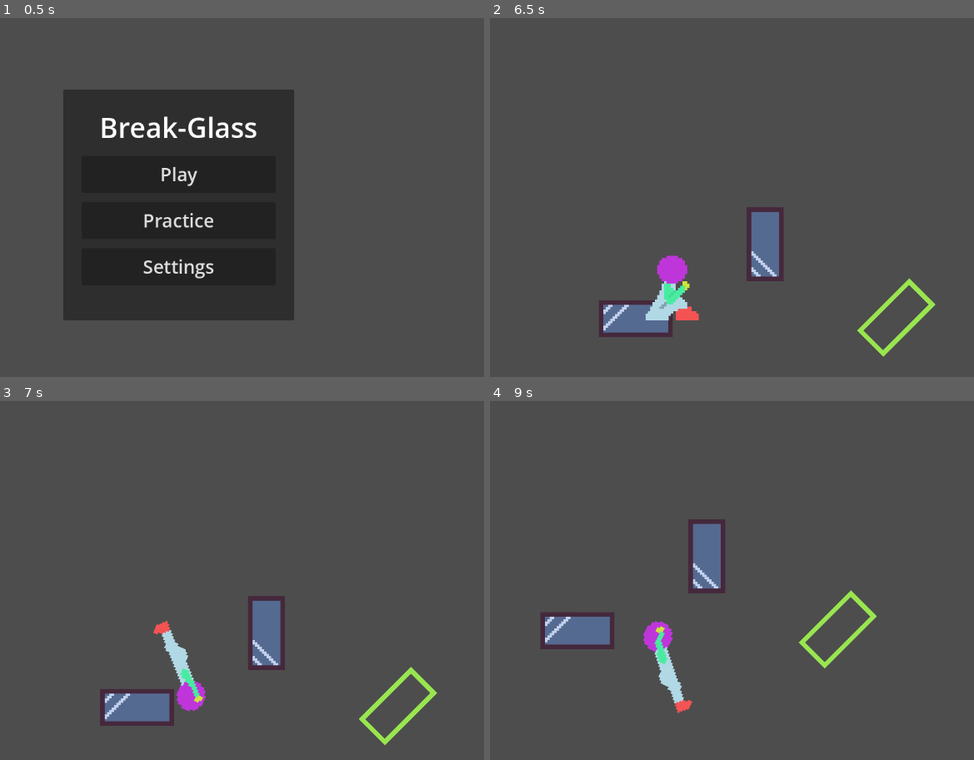
Above: before the commit, frames 1-4 (two rows, left to right).
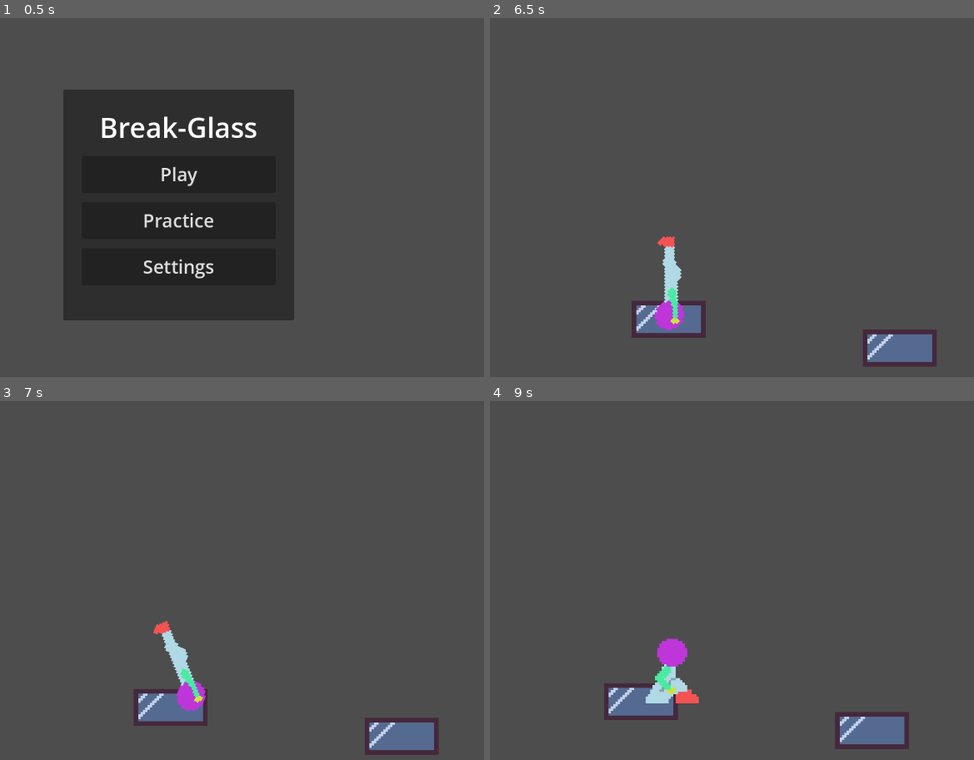
Above: after the commit, the same moments.

Repository: Wake1st/break-glass-godot
Game: Godot game, scene res://main/main.tscn
The game is run twice, just before and just after one commit, with the same random seed, the same clock (stepped at 60 frames per second) and the same inputs. The engine's default icon, where the game draws it, is replaced by a stand-in: a white triangle on a blue panel in a dark square.
Inputs (mouse positions are in pixels of both pictures, inside the frame that each line leads up to):
- Up to frame 1 (0.5 s): no input
- Up to frame 2 (6.5 s): click "Play" at 0.5 s; click (669, 154) at 1.25 s; move the mouse to (814, 186) at 2.02 s; click (814, 186) at 2.1 s; tap Enter at 2.75, 5.75 s; move the mouse to (533, 222) at 2.77 s; right-click (533, 222) at 2.85 s; move the mouse to (736, 122) at 3.52 s; click (736, 122) at 3.6 s; move the mouse to (635, 280) at 4.27 s; right-click (635, 280) at 4.35 s; tap Space at 5 s; move the mouse to (867, 262) at 5.02 s; click (867, 262) at 5.1 s; tap N (debug_level_skip, bound only after the commit) at 5.65 s; move the mouse to (outside the picture) at 5.77 s; right-click (outside the picture) at 5.85 s
- Up to frame 3 (7 s): move the mouse to (212, 587) at 6.52 s; click (212, 587) at 6.6 s
- Up to frame 4 (9 s): move the mouse to (567, 494) at 7.27 s; right-click (567, 494) at 7.35 s; tap Space at 8 s; move the mouse to (814, 569) at 8.02 s; click (814, 569) at 8.1 s; move the mouse to (533, 605) at 8.77 s; right-click (533, 605) at 8.85 s

Frame 1 is identical in both runs. In frame 2, 6.1% of the frame differs, in the area x 22-93%, y 52-97%; in frame 3, 4.9%; in frame 4, 7.8%, in the area x 10-87%, y 32-97%.

Commit message:
fall failure, stage unlocking, debug skip hotkey

Diff:
--- a/levels/level.gd
+++ b/levels/level.gd
@@ -1,13 +1,26 @@
 class_name Level
 extends Node2D
 
+signal level_failed(currentLevel: int)
 signal level_finished(nextLevel: int)
 
+@onready var fallBoundary: FallBoundary = $FallBoundary
 @onready var goal: Goal = $Goal
 
 
 func _ready() -> void:
 	goal.finished.connect(handle_goal_crossed)
+	fallBoundary.passed_fall_boundary.connect(handle_fall_failure)
+
+
+###	DEV-ONLY: Skips the level
+func _input(event: InputEvent) -> void:
+	if OS.is_debug_build() and event.is_action_pressed("debug_level_skip"):
+		handle_goal_crossed()
+
+
+func handle_fall_failure() -> void:
+	level_failed.emit()
 
 
 func handle_goal_crossed() -> void:
--- a/levels/level_1.tscn
+++ b/levels/level_1.tscn
@@ -1,10 +1,11 @@
-[gd_scene load_steps=6 format=3 uid="uid://inf3vb82fm82"]
+[gd_scene load_steps=7 format=3 uid="uid://inf3vb82fm82"]
 
 [ext_resource type="Script" path="res://levels/level.gd" id="1_n7fpd"]
 [ext_resource type="PackedScene" uid="uid://diylur7volu7j" path="res://platform/platform.tscn" id="1_wamu0"]
 [ext_resource type="PackedScene" uid="uid://cryqnjk6ljur4" path="res://player/player.tscn" id="1_x8rmr"]
 [ext_resource type="PackedScene" uid="uid://deb4ccl8wguj8" path="res://goal/goal.tscn" id="2_auo2n"]
 [ext_resource type="PackedScene" uid="uid://jvk44jgaptay" path="res://platform/start.tscn" id="2_ej0qu"]
+[ext_resource type="PackedScene" uid="uid://cc6qnmfrc335n" path="res://platform/fall_boundary.tscn" id="6_cvupy"]
 
 [node name="Level_1" type="Node2D"]
 script = ExtResource("1_n7fpd")
@@ -21,3 +22,6 @@
 [node name="Goal" parent="." instance=ExtResource("2_auo2n")]
 position = Vector2(451, -1.99997)
 rotation = 0.785398
+
+[node name="FallBoundary" parent="." instance=ExtResource("6_cvupy")]
+position = Vector2(0, 600)
--- a/levels/level_2.tscn
+++ b/levels/level_2.tscn
@@ -1,10 +1,11 @@
-[gd_scene load_steps=6 format=3 uid="uid://bfnsylubi66wt"]
+[gd_scene load_steps=7 format=3 uid="uid://bfnsylubi66wt"]
 
 [ext_resource type="Script" path="res://levels/level.gd" id="1_5d3xg"]
 [ext_resource type="PackedScene" uid="uid://diylur7volu7j" path="res://platform/platform.tscn" id="1_utrgk"]
 [ext_resource type="PackedScene" uid="uid://cryqnjk6ljur4" path="res://player/player.tscn" id="2_c0xhi"]
 [ext_resource type="PackedScene" uid="uid://jvk44jgaptay" path="res://platform/start.tscn" id="2_jv212"]
 [ext_resource type="PackedScene" uid="uid://deb4ccl8wguj8" path="res://goal/goal.tscn" id="3_feucw"]
+[ext_resource type="PackedScene" uid="uid://cc6qnmfrc335n" path="res://platform/fall_boundary.tscn" id="6_604vr"]
 
 [node name="Level_2" type="Node2D"]
 script = ExtResource("1_5d3xg")
@@ -20,3 +21,6 @@
 [node name="Goal" parent="." instance=ExtResource("3_feucw")]
 position = Vector2(800, 100)
 rotation = 1.5708
+
+[node name="FallBoundary" parent="." instance=ExtResource("6_604vr")]
+position = Vector2(0, 600)
--- a/levels/level_3.tscn
+++ b/levels/level_3.tscn
@@ -1,10 +1,11 @@
-[gd_scene load_steps=6 format=3 uid="uid://cxca7gonc2v4h"]
+[gd_scene load_steps=7 format=3 uid="uid://cxca7gonc2v4h"]
 
 [ext_resource type="Script" path="res://levels/level.gd" id="1_st4q2"]
 [ext_resource type="PackedScene" uid="uid://jvk44jgaptay" path="res://platform/start.tscn" id="2_dqace"]
 [ext_resource type="PackedScene" uid="uid://diylur7volu7j" path="res://platform/platform.tscn" id="3_6v8so"]
 [ext_resource type="PackedScene" uid="uid://cryqnjk6ljur4" path="res://player/player.tscn" id="4_hemle"]
 [ext_resource type="PackedScene" uid="uid://deb4ccl8wguj8" path="res://goal/goal.tscn" id="5_oaw58"]
+[ext_resource type="PackedScene" uid="uid://cc6qnmfrc335n" path="res://platform/fall_boundary.tscn" id="6_ak5hk"]
 
 [node name="Level_3" type="Node2D"]
 script = ExtResource("1_st4q2")
@@ -16,12 +17,19 @@
 rotation = -1.0472
 
 [node name="Panel3" parent="." instance=ExtResource("3_6v8so")]
-position = Vector2(-96, -452)
+position = Vector2(-299, -427)
 rotation = 1.0472
+
+[node name="Panel4" parent="." instance=ExtResource("3_6v8so")]
+position = Vector2(3.00001, -543)
+rotation = 2.0944
 
 [node name="Player" parent="." instance=ExtResource("4_hemle")]
 position = Vector2(0, 2)
 
 [node name="Goal" parent="." instance=ExtResource("5_oaw58")]
-position = Vector2(88, -723)
-rotation = -1.0472
+position = Vector2(-139, -816)
+rotation = -1.5708
+
+[node name="FallBoundary" parent="." instance=ExtResource("6_ak5hk")]
+position = Vector2(0, 600)
--- a/levels/level_4.tscn
+++ b/levels/level_4.tscn
@@ -1,10 +1,11 @@
-[gd_scene load_steps=6 format=3 uid="uid://dqbysdyoubrvt"]
+[gd_scene load_steps=7 format=3 uid="uid://dqbysdyoubrvt"]
 
 [ext_resource type="Script" path="res://levels/level.gd" id="1_sh7wk"]
 [ext_resource type="PackedScene" uid="uid://jvk44jgaptay" path="res://platform/start.tscn" id="2_k2soi"]
 [ext_resource type="PackedScene" uid="uid://diylur7volu7j" path="res://platform/platform.tscn" id="3_ya4hs"]
 [ext_resource type="PackedScene" uid="uid://cryqnjk6ljur4" path="res://player/player.tscn" id="4_asese"]
 [ext_resource type="PackedScene" uid="uid://deb4ccl8wguj8" path="res://goal/goal.tscn" id="5_gad6g"]
+[ext_resource type="PackedScene" uid="uid://cc6qnmfrc335n" path="res://platform/fall_boundary.tscn" id="6_5hvg5"]
 
 [node name="Level_4" type="Node2D"]
 script = ExtResource("1_sh7wk")
@@ -27,4 +28,7 @@
 position = Vector2(0, 2)
 
 [node name="Goal" parent="." instance=ExtResource("5_gad6g")]
-position = Vector2(-31, -728)
+position = Vector2(0, -728)
+
+[node name="FallBoundary" parent="." instance=ExtResource("6_5hvg5")]
+position = Vector2(0, 600)
--- /dev/null
+++ b/levels/level_5.tscn
@@ -0,0 +1,71 @@
+[gd_scene load_steps=7 format=3 uid="uid://cu1fnscanp6py"]
+
+[ext_resource type="Script" path="res://levels/level.gd" id="1_6g7y8"]
+[ext_resource type="PackedScene" uid="uid://jvk44jgaptay" path="res://platform/start.tscn" id="2_hegy8"]
+[ext_resource type="PackedScene" uid="uid://diylur7volu7j" path="res://platform/platform.tscn" id="3_3cc22"]
+[ext_resource type="PackedScene" uid="uid://cryqnjk6ljur4" path="res://player/player.tscn" id="4_hl38s"]
+[ext_resource type="PackedScene" uid="uid://deb4ccl8wguj8" path="res://goal/goal.tscn" id="5_tncup"]
+[ext_resource type="PackedScene" uid="uid://cc6qnmfrc335n" path="res://platform/fall_boundary.tscn" id="6_725lq"]
+
+[node name="Level_5" type="Node2D"]
+script = ExtResource("1_6g7y8")
+
+[node name="Start" parent="." instance=ExtResource("2_hegy8")]
+
+[node name="Panel2" parent="." instance=ExtResource("3_3cc22")]
+position = Vector2(-200, -700)
+rotation = 1.5708
+
+[node name="Panel3" parent="." instance=ExtResource("3_3cc22")]
+position = Vector2(200, -500)
+rotation = -1.5708
+
+[node name="Panel4" parent="." instance=ExtResource("3_3cc22")]
+position = Vector2(200, -900)
+rotation = 4.71239
+
+[node name="Panel5" parent="." instance=ExtResource("3_3cc22")]
+position = Vector2(-200, -1100)
+rotation = 7.85398
+
+[node name="Panel6" parent="." instance=ExtResource("3_3cc22")]
+position = Vector2(-200, -1500)
+rotation = 1.5708
+
+[node name="Panel7" parent="." instance=ExtResource("3_3cc22")]
+position = Vector2(200, -1300)
+rotation = -1.5708
+
+[node name="Panel8" parent="." instance=ExtResource("3_3cc22")]
+position = Vector2(200, -1700)
+rotation = 4.71239
+
+[node name="Panel9" parent="." instance=ExtResource("3_3cc22")]
+position = Vector2(-200, -1900)
+rotation = 7.85398
+
+[node name="Panel10" parent="." instance=ExtResource("3_3cc22")]
+position = Vector2(-200, -2300)
+rotation = 1.5708
+
+[node name="Panel11" parent="." instance=ExtResource("3_3cc22")]
+position = Vector2(200, -2100)
+rotation = -1.5708
+
+[node name="Panel12" parent="." instance=ExtResource("3_3cc22")]
+position = Vector2(200, -2500)
+rotation = 4.71239
+
+[node name="Panel13" parent="." instance=ExtResource("3_3cc22")]
+position = Vector2(-200, -2700)
+rotation = 7.85398
+
+[node name="Player" parent="." instance=ExtResource("4_hl38s")]
+position = Vector2(0, 2)
+
+[node name="Goal" parent="." instance=ExtResource("5_tncup")]
+position = Vector2(0, -3040)
+rotation = 1.5708
+
+[node name="FallBoundary" parent="." instance=ExtResource("6_725lq")]
+position = Vector2(0, 600)
--- a/main/LevelList.gd
+++ b/main/LevelList.gd
@@ -5,7 +5,7 @@
     2: load("res://levels/level_2.tscn"),
     3: load("res://levels/level_3.tscn"),
     4: load("res://levels/level_4.tscn"),
-    # 5: load("res://levels/level_5.tscn"),
+    5: load("res://levels/level_5.tscn"),
     # 6: load("res://levels/level_6.tscn"),
     # 7: load("res://levels/level_7.tscn"),
     # 8: load("res://levels/level_8.tscn"),
--- a/main/main.gd
+++ b/main/main.gd
@@ -13,6 +13,9 @@
 var currentLevel: Level
 var nextLevelId: int
 var levelList: LevelList = LevelList.new()
+
+var highestLevelId: int = 1
+var highestStage: int = 1
 
 
 func _ready() -> void:
@@ -58,9 +61,24 @@
 	currentMenu.visible = false
 
 
+func handle_level_failure() -> void:
+	disconnect_level(currentLevel)
+	handle_return_to_main()
+
+
 func handle_next_level(levelId) -> void:
 	nextLevelId = levelId
 	endLevelTimer.start()
+
+	# set the highest level for training
+	if levelId > highestLevelId:
+		highestLevelId = levelId
+
+	# every 4th level should unlock the next stage
+	var stageCheck: int = ceil(levelId as float / 4.0)
+	if stageCheck > highestStage:
+		highestStage = stageCheck
+		playMenu.enable_stage(stageCheck)
 
 
 func _on_end_timer_timeout() -> void:
@@ -73,18 +91,18 @@
 
 	currentLevel.visible = true
 
-	# TODO - every 4 levels should unlock a stage
-
 
 func disconnect_level(level:Level) -> void:
 	level.visible = false
 	levelRoot.call_deferred("remove_child", level)
 	level.level_finished.disconnect(handle_next_level)
+	level.level_failed.disconnect(handle_level_failure)
 
 
 func setup_level(scene:PackedScene) -> Level:
 	var level = scene.instantiate()
 	levelRoot.call_deferred("add_child",level)
 	level.level_finished.connect(handle_next_level)
+	level.level_failed.connect(handle_level_failure)
 	level.visible = true
 	return level
--- /dev/null
+++ b/platform/fall_boundary.gd
@@ -0,0 +1,9 @@
+class_name FallBoundary
+extends Area2D
+
+signal passed_fall_boundary()
+
+
+func _on_body_entered(body:Node2D) -> void:
+	if body is Player:
+		passed_fall_boundary.emit()
--- /dev/null
+++ b/platform/fall_boundary.tscn
@@ -0,0 +1,15 @@
+[gd_scene load_steps=3 format=3 uid="uid://cc6qnmfrc335n"]
+
+[ext_resource type="Script" path="res://platform/fall_boundary.gd" id="1_3yxnw"]
+
+[sub_resource type="WorldBoundaryShape2D" id="WorldBoundaryShape2D_fkco6"]
+
+[node name="FallBoundary" type="Area2D"]
+collision_layer = 0
+collision_mask = 16
+script = ExtResource("1_3yxnw")
+
+[node name="CollisionShape2D" type="CollisionShape2D" parent="."]
+shape = SubResource("WorldBoundaryShape2D_fkco6")
+
+[connection signal="body_entered" from="." to="." method="_on_body_entered"]
--- a/player/player.tscn
+++ b/player/player.tscn
@@ -63,7 +63,7 @@
 
 [node name="Player" type="CharacterBody2D"]
 scale = Vector2(4, 4)
-collision_layer = 15
+collision_layer = 31
 collision_mask = 10
 slide_on_ceiling = false
 floor_max_angle = 0.0
--- a/project.godot
+++ b/project.godot
@@ -32,6 +32,11 @@
 , Object(InputEventKey,"resource_local_to_scene":false,"resource_name":"","device":-1,"window_id":0,"alt_pressed":false …(182 unchanged characters)…
 ]
 }
+debug_level_skip={
+"deadzone": 0.5,
+"events": [Object(InputEventKey,"resource_local_to_scene":false,"resource_name":"","device":-1,"window_id":0,"alt_pressed":false,"shift_pressed":false,"ctrl_pressed":false,"meta_pressed":false,"pressed":false,"keycode":0,"physical_keycode":78,"key_label":0,"unicode":110,"location":0,"echo":false,"script":null)
+]
+}
 
 [layer_names]
 
@@ -39,6 +44,7 @@
 2d_physics/layer_2="Boundary"
 2d_physics/layer_3="Goal"
 2d_physics/layer_4="Start"
+2d_physics/layer_5="Fall"
 
 [rendering]
 
--- a/ui/play_menu.gd
+++ b/ui/play_menu.gd
@@ -3,10 +3,21 @@
 
 signal level_selected(scene: PackedScene)
 
+@onready var stage2Btn: Button = %PlayStage_2
+@onready var stage3Btn: Button = %PlayStage_3
+@onready var stage4Btn: Button = %PlayStage_4
+
 var stage1Scene: PackedScene = load("res://levels/level_1.tscn")
-# var stage2Scene: PackedScene = load("res://levels/level_5.tscn")
+var stage2Scene: PackedScene = load("res://levels/level_5.tscn")
 # var stage3Scene: PackedScene = load("res://levels/level_9.tscn")
 # var stage4Scene: PackedScene = load("res://levels/level_13.tscn")
+
+
+func enable_stage(number: int) -> void:
+	match number:
+		2: stage2Btn.disabled = false
+		3: stage3Btn.disabled = false
+		4: stage4Btn.disabled = false
 
 
 func _on_return_pressed() -> void:
@@ -17,8 +28,8 @@
 	level_selected.emit(stage1Scene)
 
 
-# func _on_play_stage_2_pressed() -> void:
-# 	level_selected.emit(stage2Scene)
+func _on_play_stage_2_pressed() -> void:
+	level_selected.emit(stage2Scene)
 
 
 # func _on_play_stage_3_pressed() -> void:
--- a/ui/play_menu.tscn
+++ b/ui/play_menu.tscn
@@ -67,13 +67,19 @@
 layout_mode = 2
 
 [node name="PlayStage_2" parent="MarginContainer/VBoxContainer" instance=ExtResource("1_ry8fm")]
+unique_name_in_owner = true
 layout_mode = 2
+disabled = true
 
 [node name="PlayStage_3" parent="MarginContainer/VBoxContainer" instance=ExtResource("1_ry8fm")]
+unique_name_in_owner = true
 layout_mode = 2
+disabled = true
 
 [node name="PlayStage_4" parent="MarginContainer/VBoxContainer" instance=ExtResource("1_ry8fm")]
+unique_name_in_owner = true
 layout_mode = 2
+disabled = true
 
 [connection signal="pressed" from="Return" to="." method="_on_return_pressed"]
 [connection signal="pressed" from="MarginContainer/VBoxContainer/PlayStage_1" to="." method="_on_play_stage_1_pressed"]
